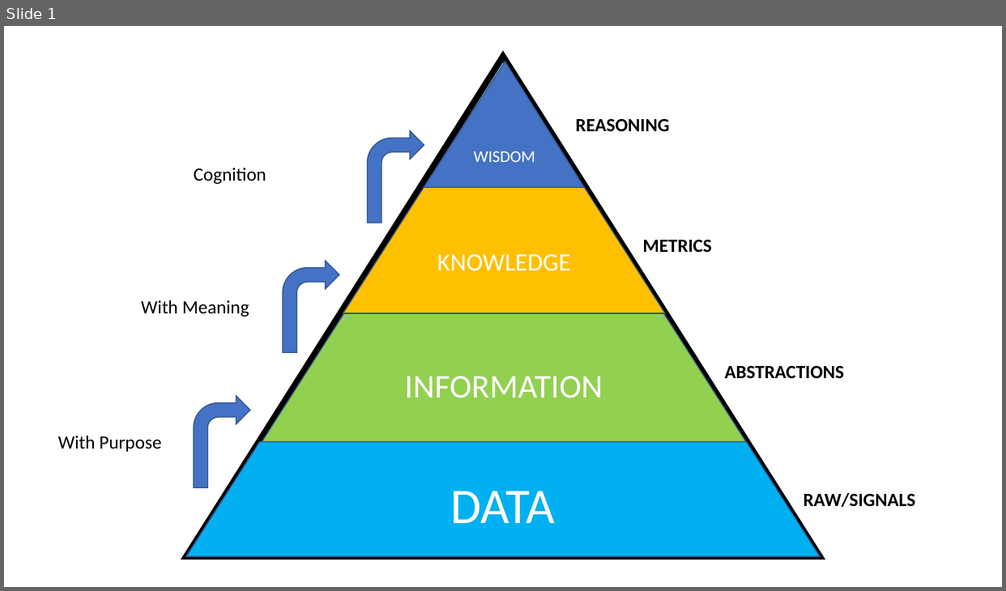
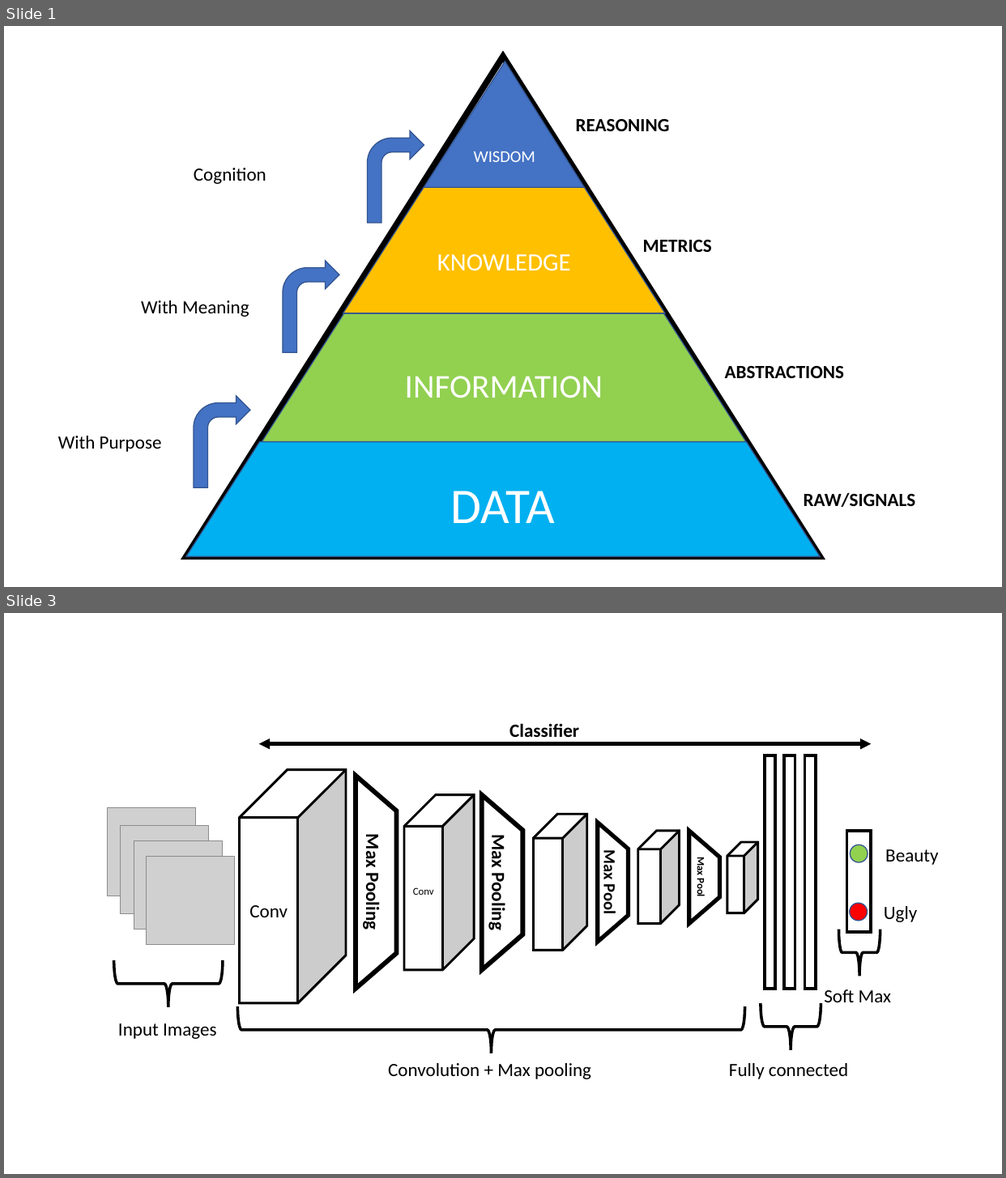
Before and after one commit to sagarjoglekar/DissertationPhD, a slide deck: Chapter1/DIKM_thesis_figures.pptx. Shown one above the other, each under a label of ours: slide 1 before the commit, slides 1 and 3 after it; the slides between them are not shown. The pictures are 1006x591 and 1006x1178 pixels, drawn with LibreOffice and Linux fonts; fonts in the diff are those of the drawing; grey boxes stand for pictures. Boxes give left, top, right and bottom in pixels: in the first picture for what was removed or moved away, otherwise in the second. Text is boxed around its words. In the diff, an @@ line names an element or a change of style, - is before the commit and + after.

```diff
--- a/Chapter1/DIKM_thesis_figures.pptx
+++ b/Chapter1/DIKM_thesis_figures.pptx
@@ slide 3 added at [4, 613, 1002, 1174], background #FFFFFF @@
@@ group added at [108, 723, 938, 1116]: 7 texts, 5 cubes, 4 trapezoids, 4 rectangles, 4 left braces, 4 pictures, 2 ellipses, 1 double arrow, 1 arrow @@
+Conv
+Max Pooling
+Conv
+Max Pooling
+Max Pool
+Max Pool
+Fully connected
+Convolution + Max pooling
+Soft Max
+Beauty
+Ugly
+Classifier
+Input Images
```
Also in this commit, not shown: 1 other slide added, 19 other files.
